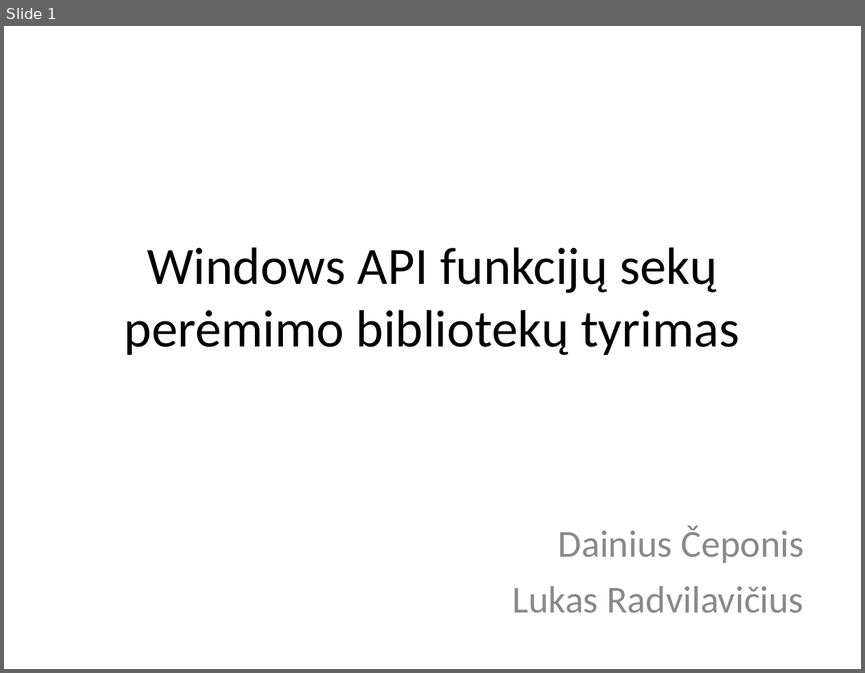
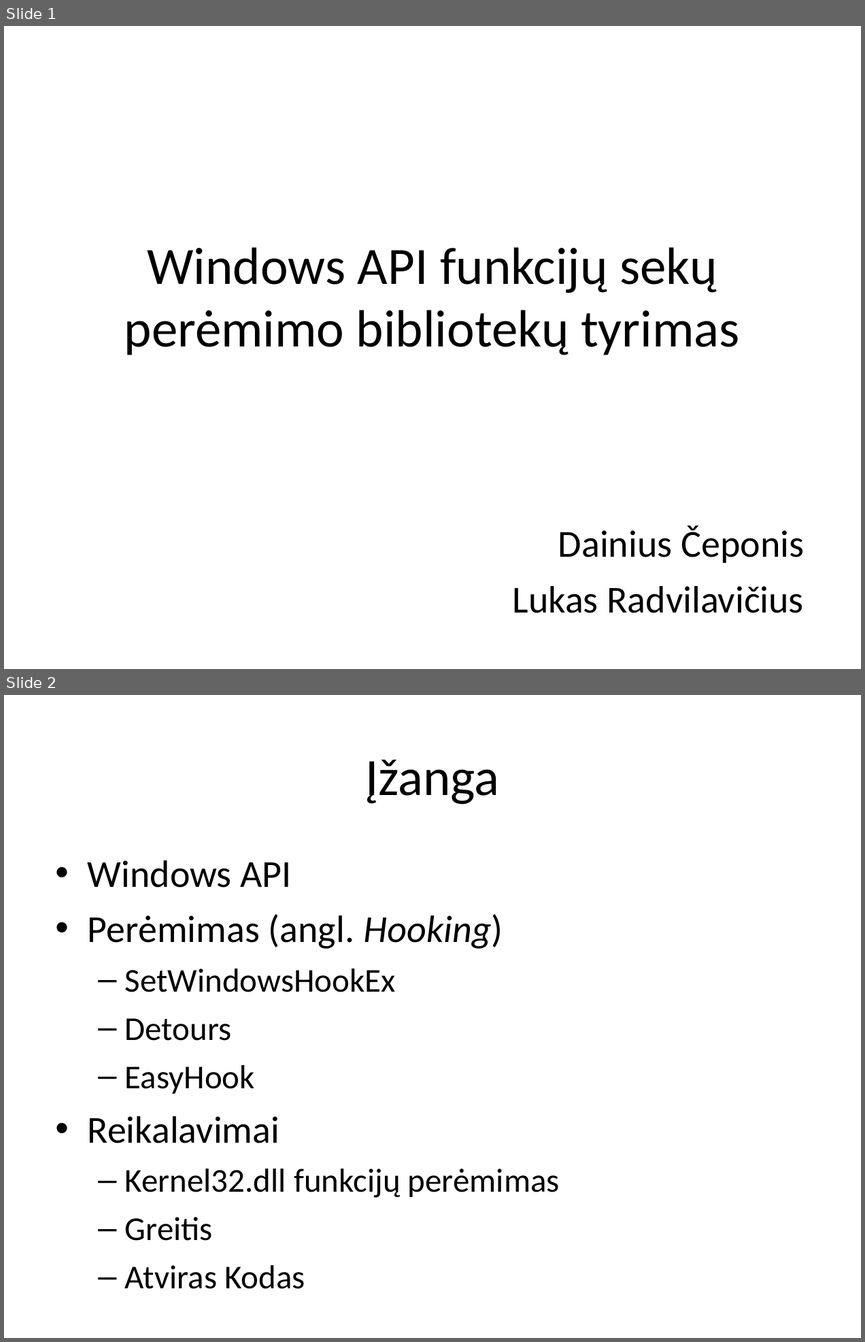
Before and after one commit to DjPasco/Mag, a slide deck: Article/Article_Presentation.ppt. Shown one above the other, each under a label of ours: slide 1 before the commit, slides 1 and 2 after it. The pictures are 865x673 and 865x1342 pixels, drawn with LibreOffice and Linux fonts; fonts in the diff are those of the drawing. Boxes give left, top, right and bottom in pixels: in the first picture for what was removed or moved away, otherwise in the second. Text is boxed around its words. In the diff, an @@ line names an element or a change of style, - is before the commit and + after.

```diff
--- a/Article/Article_Presentation.ppt
+++ b/Article/Article_Presentation.ppt
@@ slide 2 added at (x1=4, y1=695, x2=861, y2=1338), background #FFFFFF @@
@@ title added at (x1=365, y1=760, x2=500, y2=804), 44 pt, text #000000 @@
+Įžanga
@@ text added at (x1=88, y1=860, x2=560, y2=1289), 28 pt, text #000000 @@
+• Windows API
+• Perėmimas (angl. Hooking)
+  – SetWindowsHookEx
+  – Detours
+  – EasyHook
+• Reikalavimai
+  – Kernel32.dll funkcijų perėmimas
+  – Greitis
+  – Atviras Kodas
@@ slide 1 changed as well @@
@@ subtitle "Dainius Čeponis" at (x1=513, y1=525, x2=804, y2=613): text colour #898989 to #000000 @@
```
Also in this commit, not shown: 10 other slides added.
